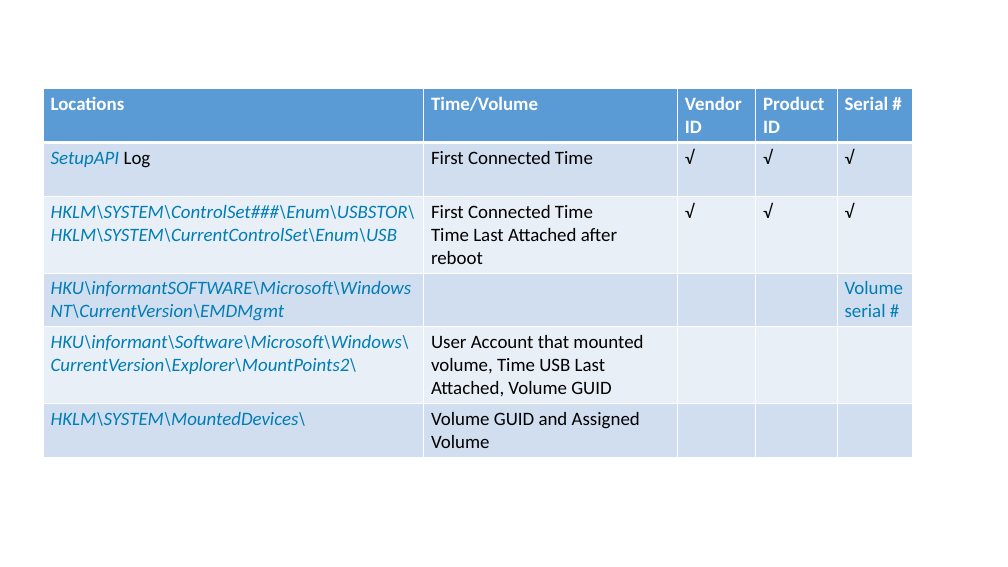
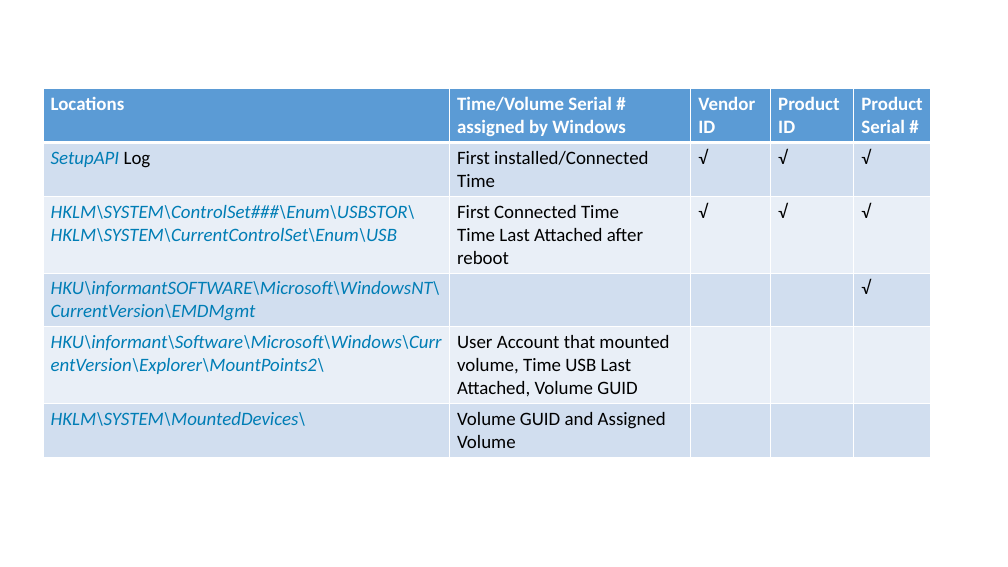
Before and after one commit to frankwxu/digital-forensics-lab, a slide deck: slide 17 of NIST_Data_Leakage_Case/NIST_Data_Leakage_04_Email_USB.pptx (slide 15 before the commit). Drawn at 1008x567 pixels with LibreOffice and Linux fonts; fonts in the diff are those of the drawing; background and template pictures are left out. Boxes give left, top, right and bottom in pixels: in the first picture for what was removed or moved away, otherwise in the second. Text is boxed around its words. In the diff, an @@ line names an element or a change of style, - is before the commit and + after.

```diff
--- a/NIST_Data_Leakage_Case/NIST_Data_Leakage_04_Email_USB.pptx
+++ b/NIST_Data_Leakage_Case/NIST_Data_Leakage_04_Email_USB.pptx
@@ table at bbox=[43, 89, 932, 453] @@
-row 1, column 2: Time/Volume
+row 1, column 2: Time/Volume Serial # assigned by Windows
-row 1, column 5: Serial #
+row 1, column 5: Product / Serial #
-row 2, column 2: First Connected Time
+row 2, column 2: First installed/Connected Time
-row 4, column 5: Volume serial #
+row 4, column 5: √
@@ table: place and size @@
-table at bbox=[43, 89, 913, 453]
+table at bbox=[43, 89, 932, 453]
```
Also in this commit, not shown: 15 other slides changed, 2 slides added, 10 other files.
